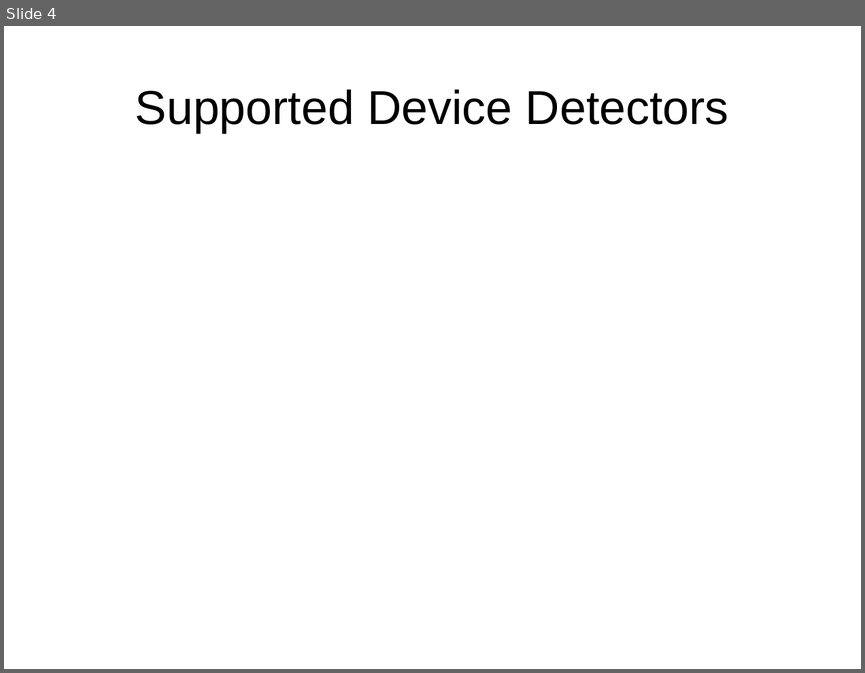
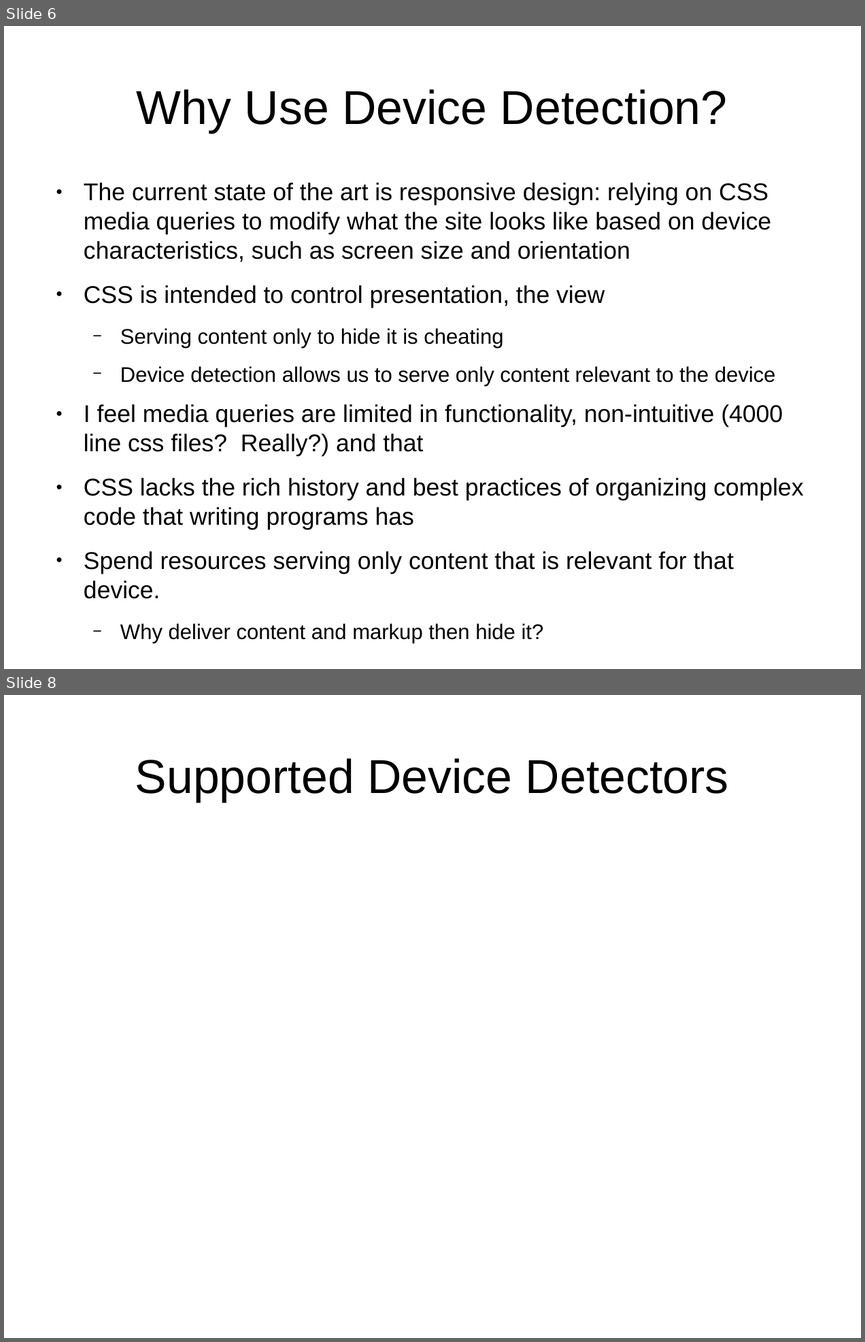
Before and after one commit to tomwhartung/jmws_accoutrements, a slide deck: presentations/2015_09-Joomla/Device_Detection-In_Protostar_and_Beez3.odp. Shown one above the other, each under a label of ours: slide 4 before the commit, slides 6 and 8 after it; the slides between them are not shown. The pictures are 865x673 and 865x1342 pixels, drawn with LibreOffice and Linux fonts; fonts in the diff are those of the drawing. Boxes give left, top, right and bottom in pixels: in the first picture for what was removed or moved away, otherwise in the second. Text is boxed around its words. In the diff, an @@ line names an element or a change of style, - is before the commit and + after.

```diff
--- a/presentations/2015_09-Joomla/Device_Detection-In_Protostar_and_Beez3.odp
+++ b/presentations/2015_09-Joomla/Device_Detection-In_Protostar_and_Beez3.odp
@@ slide 6 added at <box>4,26,861,669</box>, background #FFFFFF @@
@@ title added at <box>137,89,728,133</box>, 44 pt, text #000000 @@
+Why Use Device Detection?
@@ text added at <box>84,182,803,643</box>, 22.4 pt, text #000000 @@
+● The current state of the art is responsive design: relying on CSS media queries to modify what the site looks like based on device characteristics, such as screen size and orientation
+● CSS is intended to control presentation, the view
+  − Serving content only to hide it is cheating
+  − Device detection allows us to serve only content relevant to the device
+● I feel media queries are limited in functionality, non-intuitive (4000 line css files? Really?) and that
+● CSS lacks the rich history and best practices of organizing complex code that writing programs has
+● Spend resources serving only content that is relevant for that device.
+  − Why deliver content and markup then hide it?
@@ what was slide 4 is now slide 8 @@
```
Also in this commit, not shown: 2 slides changed, 4 other slides added, 1 slide removed.
